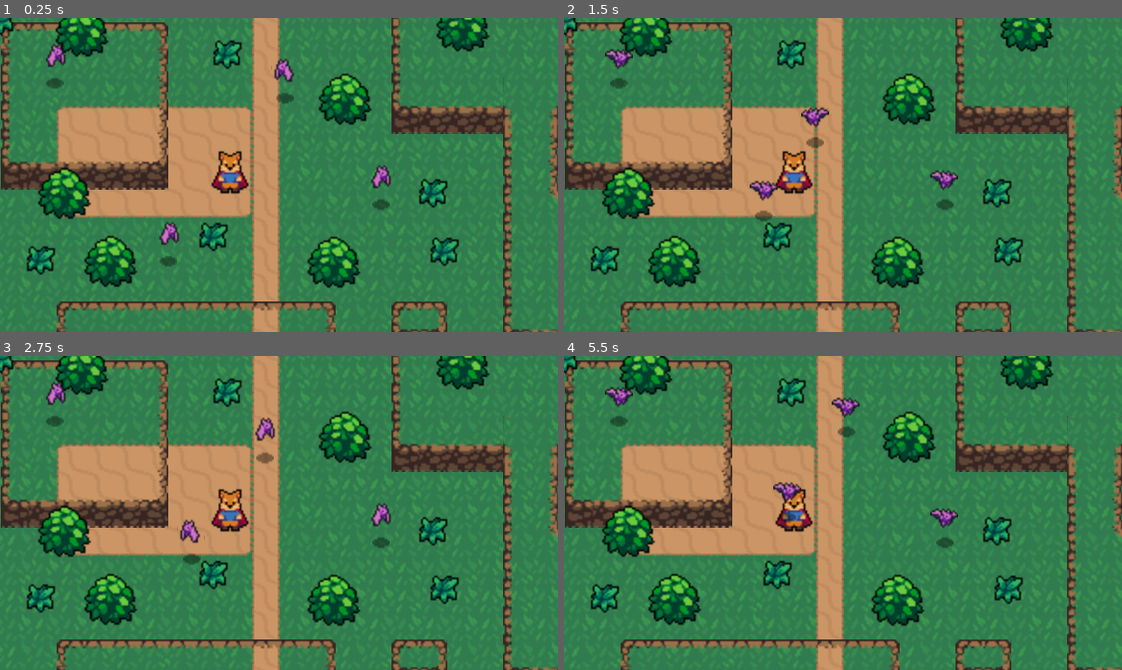
Above: before the commit, frames 1-4 (two rows, left to right).
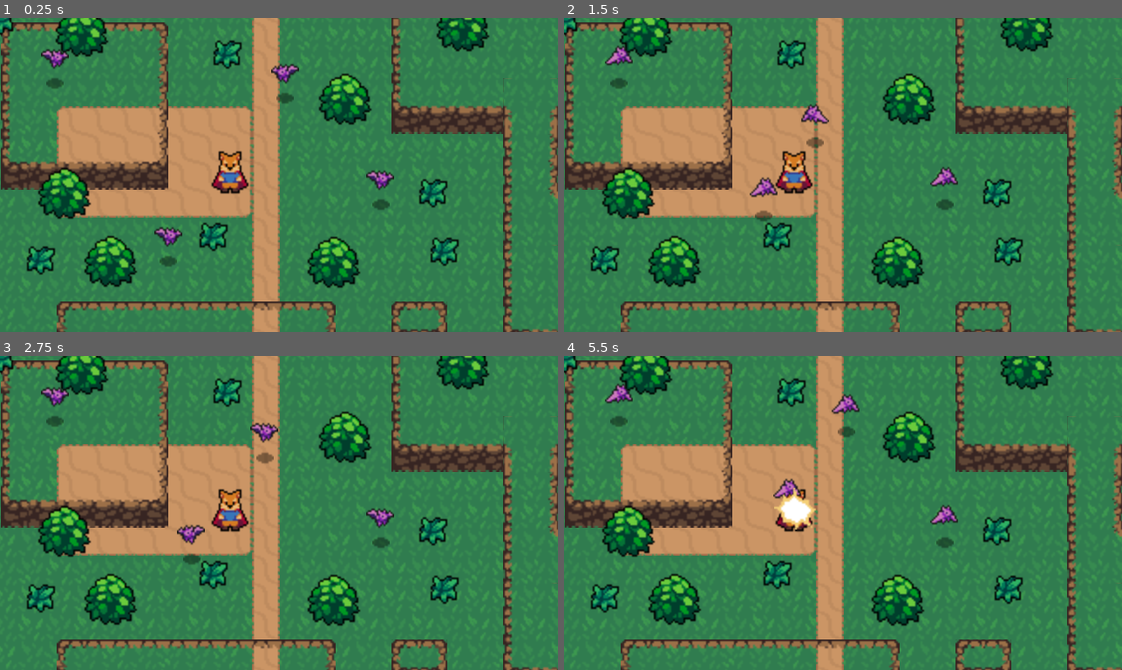
Above: after the commit, the same moments.

Repository: leooliveiraz/godotRPG
Game: Godot game, scene res://World.tscn
Same seed, same stepped clock (60 frames per second), same inputs: the game is played once before the commit and once after it.
Inputs:
- Up to frame 1 (0.25 s): no input
- Up to frame 2 (1.5 s): no input
- Up to frame 3 (2.75 s): no input
- Up to frame 4 (5.5 s): no input

The runs differ from the first frame. In frame 1, 0.9% of the frame differs, in the area x 7-71%, y 8-73%; in frame 2, 1.0%; in frame 3, 1.0%; in frame 4, 1.4%, in the area x 7-71%, y 8-56%.

Commit message:
Status do Player e Ataque do inimigo

Diff:
--- a/Hurtbox.tscn
+++ b/Hurtbox.tscn
@@ -8,4 +8,9 @@
 script = ExtResource( 1 )
 
 [node name="CollisionShape2D" type="CollisionShape2D" parent="."]
+
+[node name="Timer" type="Timer" parent="."]
 [connection signal="area_entered" from="." to="." method="_on_Hurtbox_area_entered"]
+[connection signal="invencibilidade_fim" from="." to="." method="_on_Hurtbox_invencibilidade_fim"]
+[connection signal="invencibilidade_inicio" from="." to="." method="_on_Hurtbox_invencibilidade_inicio"]
+[connection signal="timeout" from="Timer" to="." method="_on_Timer_timeout"]
--- a/Morcego.tscn
+++ b/Morcego.tscn
@@ -6,6 +6,7 @@
 [ext_resource path="res://Hurtbox.tscn" type="PackedScene" id=4]
 [ext_resource path="res://Status.tscn" type="PackedScene" id=5]
 [ext_resource path="res://PlayerDetectionZone.tscn" type="PackedScene" id=6]
+[ext_resource path="res://Hitbox.tscn" type="PackedScene" id=7]
 
 [sub_resource type="AtlasTexture" id=1]
 flags = 4
@@ -50,6 +51,9 @@
 [sub_resource type="CircleShape2D" id=9]
 radius = 55.1183
 
+[sub_resource type="CircleShape2D" id=10]
+radius = 4.52769
+
 [node name="Morcego" type="KinematicBody2D"]
 collision_layer = 16
 script = ExtResource( 1 )
@@ -57,7 +61,7 @@
 [node name="AnimatedSprite" type="AnimatedSprite" parent="."]
 position = Vector2( 0, -12.3744 )
 frames = SubResource( 6 )
-frame = 4
+frame = 1
 playing = true
 
 [node name="SmallShadow" type="Sprite" parent="."]
@@ -83,9 +87,17 @@
 self_modulate = Color( 0, 1, 0, 0.388235 )
 scale = Vector2( 0.9674, 1.0274 )
 shape = SubResource( 9 )
+
+[node name="Hitbox" parent="." instance=ExtResource( 7 )]
+
+[node name="CollisionShape2D" parent="Hitbox" index="0"]
+position = Vector2( 0.5, -15.75 )
+shape = SubResource( 10 )
 [connection signal="area_entered" from="Hurtbox" to="." method="_on_Hurtbox_area_entered"]
 [connection signal="no_health" from="Status" to="." method="_on_Status_no_health"]
 
 [editable path="Hurtbox"]
 
 [editable path="PlayerDetectionZone"]
+
+[editable path="Hitbox"]
--- a/Player.tscn
+++ b/Player.tscn
@@ -1,9 +1,10 @@
-[gd_scene load_steps=52 format=2]
+[gd_scene load_steps=54 format=2]
 
 [ext_resource path="res://scripts/Player.gd" type="Script" id=1]
 [ext_resource path="res://resources/Player/Player.png" type="Texture" id=2]
 [ext_resource path="res://Hitbox.tscn" type="PackedScene" id=3]
 [ext_resource path="res://scripts/SwordHitbox.gd" type="Script" id=4]
+[ext_resource path="res://Hurtbox.tscn" type="PackedScene" id=5]
 
 [sub_resource type="CapsuleShape2D" id=46]
 radius = 3.10938
@@ -604,6 +605,10 @@
 
 [sub_resource type="CapsuleShape2D" id=64]
 height = 12.0
+
+[sub_resource type="CapsuleShape2D" id=65]
+radius = 6.0
+height = 8.0
 
 [node name="Player" type="KinematicBody2D"]
 position = Vector2( 132, 85 )
@@ -667,4 +672,14 @@
 shape = SubResource( 64 )
 disabled = true
 
+[node name="Hurtbox" parent="." instance=ExtResource( 5 )]
+collision_layer = 2147483652
+
+[node name="CollisionShape2D" parent="Hurtbox" index="0"]
+position = Vector2( 0, 5 )
+shape = SubResource( 65 )
+[connection signal="area_entered" from="Hurtbox" to="." method="_on_Hurtbox_area_entered"]
+
 [editable path="HitboxPivot/SwordHitbox"]
+
+[editable path="Hurtbox"]
--- a/project.godot
+++ b/project.godot
@@ -18,6 +18,10 @@
 config/name="RpgExample"
 run/main_scene="res://World.tscn"
 config/icon="res://icon.png"
+
+[autoload]
+
+PlayerStatus="*res://PlayerStatus.tscn"
 
 [display]
 
--- a/scripts/Hurtbox.gd
+++ b/scripts/Hurtbox.gd
@@ -1,11 +1,35 @@
 extends Area2D
 
-export(bool) var mostrar_hit = true
 const efeitoHit = preload("res://EfeitoHit.tscn")
+var invencibilidade = false setget set_invencible
+onready var timer = $Timer
+signal invencibilidade_inicio
+signal invencibilidade_fim
 
-func _on_Hurtbox_area_entered(area):
-	if(mostrar_hit):
-		var efeito  = efeitoHit.instance()
-		var main = get_tree().current_scene
-		main.add_child(efeito)
-		efeito.global_position = self.global_position
+func iniciar_invencibilidade(duracao):
+	self.invencibilidade = true
+	timer.start(duracao)
+
+func set_invencible(value):
+	invencibilidade = value
+	if invencibilidade:
+		emit_signal("invencibilidade_inicio")
+	else:
+		emit_signal("invencibilidade_fim")
+
+func criar_efeito_hit():
+	var efeito  = efeitoHit.instance()
+	var main = get_tree().current_scene
+	main.add_child(efeito)
+	efeito.global_position = self.global_position
+
+
+func _on_Timer_timeout():
+	self.invencibilidade = false
+
+
+func _on_Hurtbox_invencibilidade_inicio():
+	self.set_deferred("monitorable",false)
+
+func _on_Hurtbox_invencibilidade_fim():
+	self.set_deferred("monitorable",true)
--- a/scripts/Player.gd
+++ b/scripts/Player.gd
@@ -15,13 +15,15 @@
 	ATTACK
 }
 var state
-
+var status = PlayerStatus
 onready var animation = $AnimationPlayer
 onready var animationTree = $AnimationTree
 onready var animationState = animationTree.get("parameters/playback")
 onready var swordHitobox = $HitboxPivot/SwordHitbox
+onready var hurtbox = $Hurtbox
 
 func _ready():
+	status.connect("no_health",self,"queue_free")
 	animationTree.active = true
 	swordHitobox.knockback_vector = roll_vector
 	state = MOVE
@@ -79,3 +81,9 @@
 func roll_animation_finished():
 	velocity = velocity * 0.8
 	state = MOVE
+
+
+func _on_Hurtbox_area_entered(area):
+	status.health -= 1
+	hurtbox.iniciar_invencibilidade(.5)
+	hurtbox.criar_efeito_hit()
Not shown: 1 places in Morcego.tscn that only renumber resources
